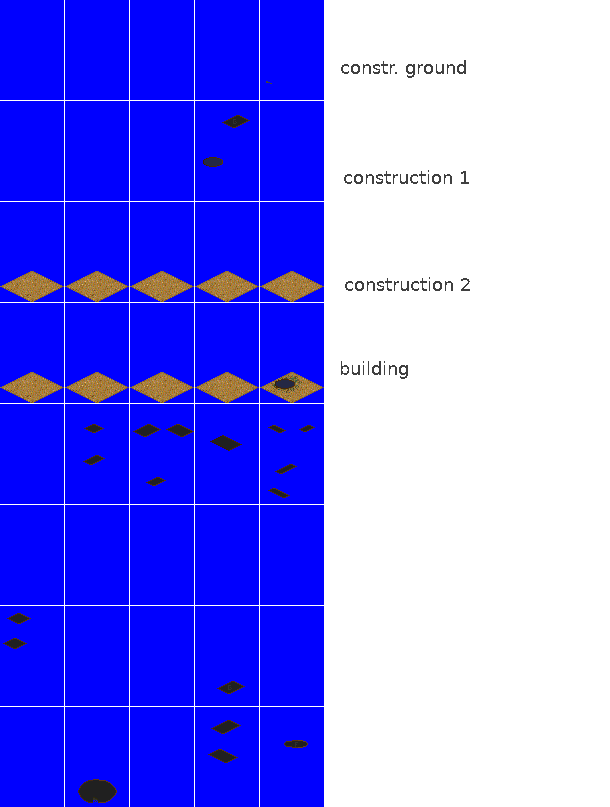
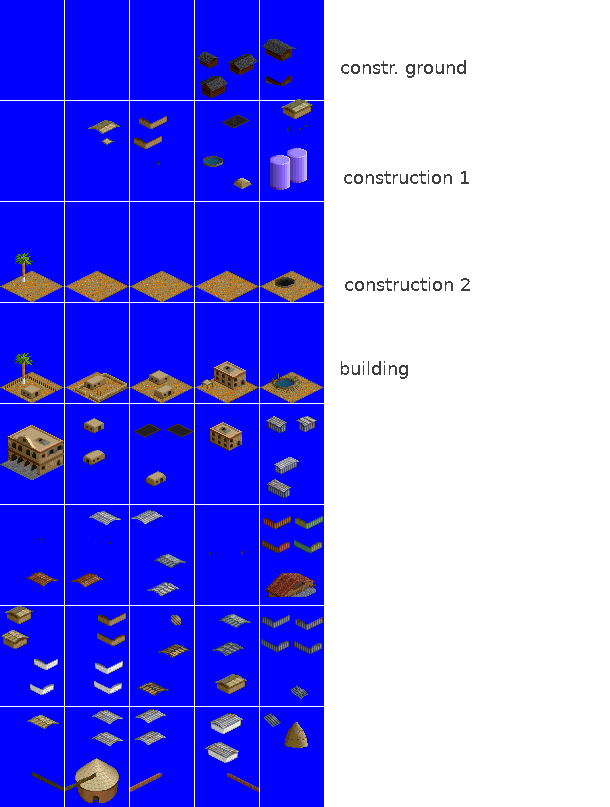
Layers edited between the first and the second (610, 807) image:
showed "fencefront" over [left=32, top=384, right=259, bottom=792]
showed "roof" over [left=1, top=39, right=317, bottom=791]
showed "window" over [left=23, top=125, right=307, bottom=555]
showed "building", painted on it over [left=0, top=49, right=323, bottom=803]
showed "fenceback" over [left=5, top=373, right=259, bottom=792]
added layer "construction" above "ground" over [left=15, top=253, right=295, bottom=288]
painted on "ground" over [left=21, top=279, right=294, bottom=399]
